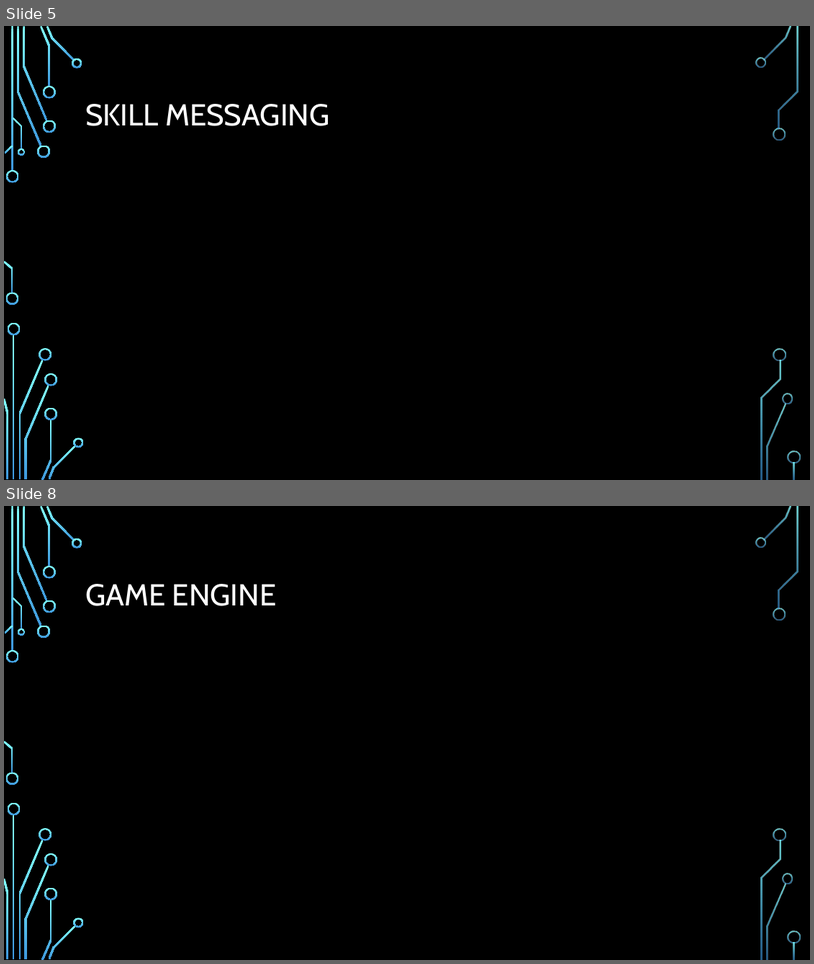
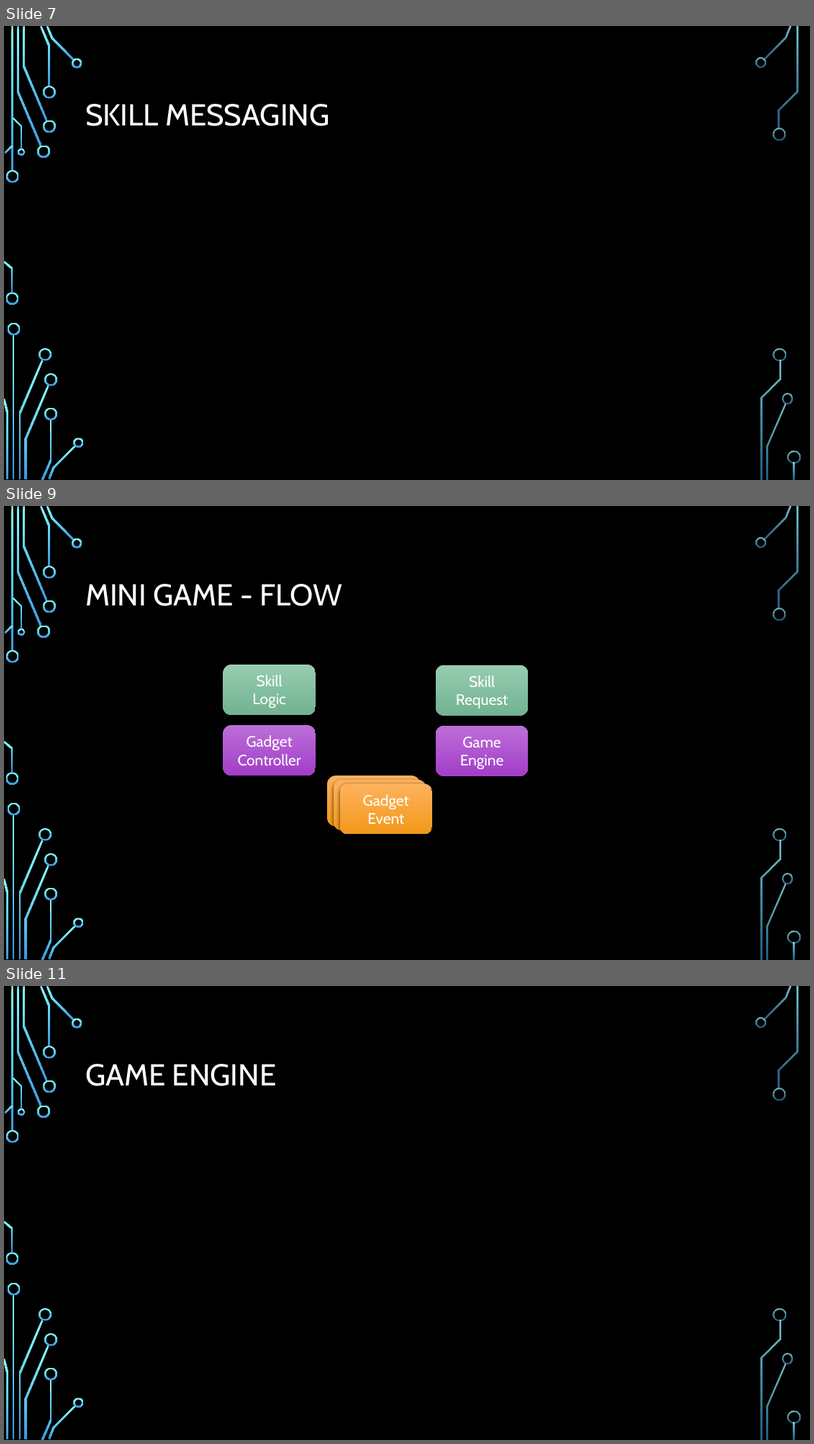
Before and after one commit to stoiveyp/DDDWales2018, a slide deck: Presentation/VoiceAndMore.pptx. Shown one above the other, each under a label of ours: slides 5 and 8 before the commit, slides 7, 9 and 11 after it; the slides between them are not shown. The pictures are 814x964 and 814x1444 pixels, drawn with LibreOffice and Linux fonts; fonts in the diff are those of the drawing; background and template pictures are left out. Boxes give left, top, right and bottom in pixels: in the first picture for what was removed or moved away, otherwise in the second. Text is boxed around its words. In the diff, an @@ line names an element or a change of style, - is before the commit and + after.

```diff
--- a/Presentation/VoiceAndMore.pptx
+++ b/Presentation/VoiceAndMore.pptx
@@ slide 9 added at (4,506,810,960), background picture (left out); not listed: 36 template elements that a slide beside it also shows @@
@@ title added at (85,584,343,606), 36 pt, text #FFFFFF @@
+MINI GAME - FLOW
@@ rounded rectangle added at (223,664,316,715), fill gradient #98CCB1 to #72B393, 18 pt, text #FFFFFF @@
+Skill
+Logic
@@ rounded rectangle added at (436,665,528,716), fill gradient #98CCB1 to #72B393, 18 pt, text #FFFFFF @@
+Skill Request
@@ rounded rectangle added at (223,725,316,775), fill gradient #BB6FDA to #A33EC8, 18 pt, text #FFFFFF @@
+Gadget Controller
@@ rounded rectangle added at (436,726,528,776), fill gradient #BB6FDA to #A33EC8, 18 pt, text #FFFFFF @@
+Game Engine
@@ rounded rectangle added at (328,775,420,826), fill gradient #FEB35D to #F3981B, 18 pt, text #FFFFFF @@
+Gadget Event
@@ rounded rectangle added at (334,780,426,830), fill gradient #FEB35D to #F3981B, 18 pt, text #FFFFFF @@
+Gadget Event
@@ rounded rectangle added at (340,784,432,834), fill gradient #FEB35D to #F3981B, 18 pt, text #FFFFFF @@
+Gadget Event
@@ what was slide 5 is now slide 7 @@
@@ what was slide 8 is now slide 11 @@
```
Also in this commit, not shown: 3 slides changed, 4 other slides added, 2 slides removed.
